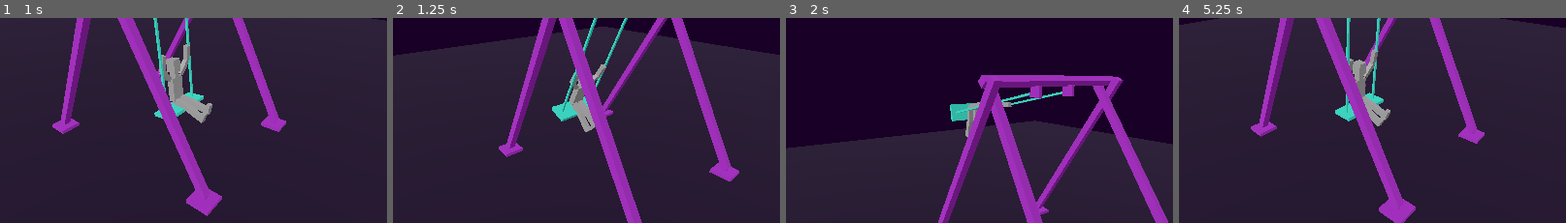
Above: before the commit, frames 1-4 (left to right).
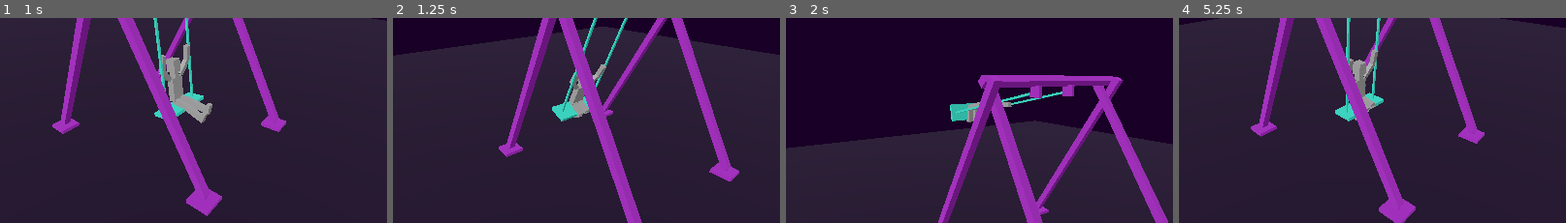
Above: after the commit, the same moments.

Repository: gheja/miniswing
Game: Godot game, scene res://scenes/main_level.tscn
Same seed, same stepped clock (60 frames per second), same inputs: the game is played once before the commit and once after it.
Inputs:
- Up to frame 1 (1 s): tap Enter (action_go) at 0.5 s; hold Enter (action_go) from 0.53 s (still down)
- Up to frame 2 (1.25 s): keep holding Enter (action_go)
- Up to frame 3 (2 s): release Enter (action_go) at 1.28 s; tap Enter (action_go) at 1.35 s
- Up to frame 4 (5.25 s): hold Enter (action_go) 2.03-2.78 s; tap Enter (action_go) at 2.85, 4.35 s; hold Enter (action_go) 3.53-4.28 s; hold Enter (action_go) from 5.03 s (still down)
The pictures show only the part of the screen within x 27-77%, y 24-74%; the shares and areas given below are measured in that part.

Frame 1 is identical in both runs. In frame 2, 0.3% of the frame differs, in the area x 46-53%, y 44-56%; in frame 3, less than 0.1%; in frame 4, 0.4%, in the area x 45-55%, y 41-53%.

Commit message:
Updated character poses

Diff:
--- a/src/scenes/main_level.gd
+++ b/src/scenes/main_level.gd
@@ -25,6 +25,10 @@
 	height = clamp(height, MIN_HEIGHT, MAX_HEIGHT)
 
 	$LevelObjects/SwingThing.rotation_degrees.x = cos(t * SWING_MULTIPLIER) * height
+	if $LevelObjects/SwingThing.rotation_degrees.x > 0:
+		$LevelObjects/PlayerCharacter/AnimationPlayer.play("sit_forward")
+	else:
+		$LevelObjects/PlayerCharacter/AnimationPlayer.play("sit_backward")
 	$LevelObjects/PlayerCharacter.global_position = $LevelObjects/SwingThing/PivotStart/Construct/Marker3D.global_position
 	$LevelObjects/PlayerCharacter.rotation_degrees.x = $LevelObjects/SwingThing.rotation_degrees.x
 
--- a/src/scenes/player_character.tscn
+++ b/src/scenes/player_character.tscn
@@ -409,12 +409,307 @@
 "values": [Vector3(-0.134914, 0, 0)]
 }
 
+[sub_resource type="Animation" id="Animation_dqea5"]
+resource_name = "sit_backward"
+step = 0.1
+tracks/0/type = "value"
+tracks/0/imported = false
+tracks/0/enabled = true
+tracks/0/path = NodePath("Visuals/Body:rotation")
+tracks/0/interp = 1
+tracks/0/loop_wrap = true
+tracks/0/keys = {
+"times": PackedFloat32Array(0),
+"transitions": PackedFloat32Array(1),
+"update": 0,
+"values": [Vector3(0, 0, 0)]
+}
+tracks/1/type = "value"
+tracks/1/imported = false
+tracks/1/enabled = true
+tracks/1/path = NodePath("Visuals/Body/Neck:rotation")
+tracks/1/interp = 1
+tracks/1/loop_wrap = true
+tracks/1/keys = {
+"times": PackedFloat32Array(0),
+"transitions": PackedFloat32Array(1),
+"update": 0,
+"values": [Vector3(0, 0, 0)]
+}
+tracks/2/type = "value"
+tracks/2/imported = false
+tracks/2/enabled = true
+tracks/2/path = NodePath("Visuals/Body/Neck/Head:rotation")
+tracks/2/interp = 1
+tracks/2/loop_wrap = true
+tracks/2/keys = {
+"times": PackedFloat32Array(0),
+"transitions": PackedFloat32Array(1),
+"update": 0,
+"values": [Vector3(0, 0, 0)]
+}
+tracks/3/type = "value"
+tracks/3/imported = false
+tracks/3/enabled = true
+tracks/3/path = NodePath("Visuals/Body/ArmLeft:rotation")
+tracks/3/interp = 1
+tracks/3/loop_wrap = true
+tracks/3/keys = {
+"times": PackedFloat32Array(0),
+"transitions": PackedFloat32Array(1),
+"update": 0,
+"values": [Vector3(-0.175074, -2.11689e-08, -2.50348)]
+}
+tracks/4/type = "value"
+tracks/4/imported = false
+tracks/4/enabled = true
+tracks/4/path = NodePath("Visuals/Body/ArmLeft/ArmLeft2:rotation")
+tracks/4/interp = 1
+tracks/4/loop_wrap = true
+tracks/4/keys = {
+"times": PackedFloat32Array(0),
+"transitions": PackedFloat32Array(1),
+"update": 0,
+"values": [Vector3(0, 0, -0.666856)]
+}
+tracks/5/type = "value"
+tracks/5/imported = false
+tracks/5/enabled = true
+tracks/5/path = NodePath("Visuals/Body/ArmRight:rotation")
+tracks/5/interp = 1
+tracks/5/loop_wrap = true
+tracks/5/keys = {
+"times": PackedFloat32Array(0),
+"transitions": PackedFloat32Array(1),
+"update": 0,
+"values": [Vector3(-0.142908, -5.61404e-09, 2.41257)]
+}
+tracks/6/type = "value"
+tracks/6/imported = false
+tracks/6/enabled = true
+tracks/6/path = NodePath("Visuals/Body/ArmRight/ArmRight2:rotation")
+tracks/6/interp = 1
+tracks/6/loop_wrap = true
+tracks/6/keys = {
+"times": PackedFloat32Array(0),
+"transitions": PackedFloat32Array(1),
+"update": 0,
+"values": [Vector3(0, 0, 0.748938)]
+}
+tracks/7/type = "value"
+tracks/7/imported = false
+tracks/7/enabled = true
+tracks/7/path = NodePath("Visuals/Body/LegLeft:rotation")
+tracks/7/interp = 1
+tracks/7/loop_wrap = true
+tracks/7/keys = {
+"times": PackedFloat32Array(0),
+"transitions": PackedFloat32Array(1),
+"update": 0,
+"values": [Vector3(1.44147, 0, 0)]
+}
+tracks/8/type = "value"
+tracks/8/imported = false
+tracks/8/enabled = true
+tracks/8/path = NodePath("Visuals/Body/LegLeft/LegLeft2:rotation")
+tracks/8/interp = 1
+tracks/8/loop_wrap = true
+tracks/8/keys = {
+"times": PackedFloat32Array(0),
+"transitions": PackedFloat32Array(1),
+"update": 0,
+"values": [Vector3(-2.23489, 0, 0)]
+}
+tracks/9/type = "value"
+tracks/9/imported = false
+tracks/9/enabled = true
+tracks/9/path = NodePath("Visuals/Body/LegRight:rotation")
+tracks/9/interp = 1
+tracks/9/loop_wrap = true
+tracks/9/keys = {
+"times": PackedFloat32Array(0),
+"transitions": PackedFloat32Array(1),
+"update": 0,
+"values": [Vector3(1.27802, 0, 0)]
+}
+tracks/10/type = "value"
+tracks/10/imported = false
+tracks/10/enabled = true
+tracks/10/path = NodePath("Visuals/Body/LegRight/LegRight2:rotation")
+tracks/10/interp = 1
+tracks/10/loop_wrap = true
+tracks/10/keys = {
+"times": PackedFloat32Array(0),
+"transitions": PackedFloat32Array(1),
+"update": 0,
+"values": [Vector3(-2.24409, 0, 0)]
+}
+
+[sub_resource type="Animation" id="Animation_q054o"]
+resource_name = "falling"
+length = 3.0
+loop_mode = 1
+step = 0.1
+tracks/0/type = "value"
+tracks/0/imported = false
+tracks/0/enabled = true
+tracks/0/path = NodePath("Visuals/Body:rotation")
+tracks/0/interp = 1
+tracks/0/loop_wrap = true
+tracks/0/keys = {
+"times": PackedFloat32Array(0, 3),
+"transitions": PackedFloat32Array(1, 1),
+"update": 0,
+"values": [Vector3(-0.0995361, 0, 0), Vector3(-0.0995361, 0, 0)]
+}
+tracks/1/type = "value"
+tracks/1/imported = false
+tracks/1/enabled = true
+tracks/1/path = NodePath("Visuals/Body/Neck:rotation")
+tracks/1/interp = 1
+tracks/1/loop_wrap = true
+tracks/1/keys = {
+"times": PackedFloat32Array(0, 3),
+"transitions": PackedFloat32Array(1, 1),
+"update": 0,
+"values": [Vector3(0, 0, 0), Vector3(0, 0, 0)]
+}
+tracks/2/type = "value"
+tracks/2/imported = false
+tracks/2/enabled = true
+tracks/2/path = NodePath("Visuals/Body/Neck/Head:rotation")
+tracks/2/interp = 1
+tracks/2/loop_wrap = true
+tracks/2/keys = {
+"times": PackedFloat32Array(0, 3),
+"transitions": PackedFloat32Array(1, 1),
+"update": 0,
+"values": [Vector3(0, 0, 0), Vector3(0, 0, 0)]
+}
+tracks/3/type = "value"
+tracks/3/imported = false
+tracks/3/enabled = true
+tracks/3/path = NodePath("Visuals/Body/ArmLeft:rotation")
+tracks/3/interp = 1
+tracks/3/loop_wrap = true
+tracks/3/keys = {
+"times": PackedFloat32Array(0, 0.7, 1.4, 2.2, 3),
+"transitions": PackedFloat32Array(1, 1, 1, 1, 1),
+"update": 0,
+"values": [Vector3(0, 0, 0), Vector3(-1.5708, 0, 0), Vector3(-3.14159, 0, 0), Vector3(-4.71239, 0, 0), Vector3(-6.28319, 0, 0)]
+}
+tracks/4/type = "value"
+tracks/4/imported = false
+tracks/4/enabled = true
+tracks/4/path = NodePath("Visuals/Body/ArmLeft/ArmLeft2:rotation")
+tracks/4/interp = 1
+tracks/4/loop_wrap = true
+tracks/4/keys = {
+"times": PackedFloat32Array(0, 3),
+"transitions": PackedFloat32Array(1, 1),
+"update": 0,
+"values": [Vector3(-0.0512483, -0.50547, -0.510441), Vector3(-0.0512483, -0.50547, -0.510441)]
+}
+tracks/5/type = "value"
+tracks/5/imported = false
+tracks/5/enabled = true
+tracks/5/path = NodePath("Visuals/Body/ArmRight:rotation")
+tracks/5/interp = 1
+tracks/5/loop_wrap = true
+tracks/5/keys = {
+"times": PackedFloat32Array(0, 0.7, 1.4, 2.2, 3),
+"transitions": PackedFloat32Array(1, 1, 1, 1, 1),
+"update": 0,
+"values": [Vector3(-3.14159, 0, 0), Vector3(-4.71239, 0, 0), Vector3(-6.28319, 0, 0), Vector3(-7.85398, 0, 0), Vector3(-9.42478, 0, 0)]
+}
+tracks/6/type = "value"
+tracks/6/imported = false
+tracks/6/enabled = true
+tracks/6/path = NodePath("Visuals/Body/ArmRight/ArmRight2:rotation")
+tracks/6/interp = 1
+tracks/6/loop_wrap = true
+tracks/6/keys = {
+"times": PackedFloat32Array(0, 3),
+"transitions": PackedFloat32Array(1, 1),
+"update": 0,
+"values": [Vector3(0, 0, 0.748938), Vector3(0, 0, 0.748938)]
+}
+tracks/7/type = "value"
+tracks/7/imported = false
+tracks/7/enabled = true
+tracks/7/path = NodePath("Visuals/Body/LegLeft:rotation")
+tracks/7/interp = 1
+tracks/7/loop_wrap = true
+tracks/7/keys = {
+"times": PackedFloat32Array(0, 3),
+"transitions": PackedFloat32Array(1, 1),
+"update": 0,
+"values": [Vector3(-0.415517, -0.260807, 0.108661), Vector3(-0.415517, -0.260807, 0.108661)]
+}
+tracks/8/type = "value"
+tracks/8/imported = false
+tracks/8/enabled = true
+tracks/8/path = NodePath("Visuals/Body/LegLeft/LegLeft2:rotation")
+tracks/8/interp = 1
+tracks/8/loop_wrap = true
+tracks/8/keys = {
+"times": PackedFloat32Array(0, 3),
+"transitions": PackedFloat32Array(1, 1),
+"update": 0,
+"values": [Vector3(-1.30168, 0.817852, -0.753006), Vector3(-1.30168, 0.817852, -0.753006)]
+}
+tracks/9/type = "value"
+tracks/9/imported = false
+tracks/9/enabled = true
+tracks/9/path = NodePath("Visuals/Body/LegRight:rotation")
+tracks/9/interp = 1
+tracks/9/loop_wrap = true
+tracks/9/keys = {
+"times": PackedFloat32Array(0, 3),
+"transitions": PackedFloat32Array(1, 1),
+"update": 0,
+"values": [Vector3(1.27802, 0, 0), Vector3(1.27802, 0, 0)]
+}
+tracks/10/type = "value"
+tracks/10/imported = false
+tracks/10/enabled = true
+tracks/10/path = NodePath("Visuals/Body/LegRight/LegRight2:rotation")
+tracks/10/interp = 1
+tracks/10/loop_wrap = true
+tracks/10/keys = {
+"times": PackedFloat32Array(0, 3),
+"transitions": PackedFloat32Array(1, 1),
+"update": 0,
+"values": [Vector3(-2.24409, 0, 0), Vector3(-2.24409, 0, 0)]
+}
+
 [sub_resource type="AnimationLibrary" id="AnimationLibrary_a6pjn"]
 _data = {
 "RESET": SubResource("Animation_yhciw"),
+"falling": SubResource("Animation_q054o"),
 "idle": SubResource("Animation_uabo2"),
+"sit_backward": SubResource("Animation_dqea5"),
 "sit_forward": SubResource("Animation_3l6i1")
 }
+
+[sub_resource type="AnimationNodeAnimation" id="AnimationNodeAnimation_g6vyf"]
+animation = &"sit_forward"
+
+[sub_resource type="AnimationNodeAnimation" id="AnimationNodeAnimation_d0bsl"]
+animation = &"sit_backward"
+
+[sub_resource type="AnimationNodeBlend2" id="AnimationNodeBlend2_j288u"]
+
+[sub_resource type="AnimationNodeBlendTree" id="AnimationNodeBlendTree_6deik"]
+graph_offset = Vector2(-18.5636, -18.5091)
+nodes/Animation/node = SubResource("AnimationNodeAnimation_d0bsl")
+nodes/Animation/position = Vector2(60, 80)
+"nodes/Animation 2/node" = SubResource("AnimationNodeAnimation_g6vyf")
+"nodes/Animation 2/position" = Vector2(60, 220)
+nodes/Blend2/node = SubResource("AnimationNodeBlend2_j288u")
+nodes/Blend2/position = Vector2(397, 94)
+nodes/output/position = Vector2(660, 100)
+node_connections = [&"Blend2", 0, &"Animation", &"Blend2", 1, &"Animation 2"]
 
 [node name="PlayerCharacter" type="Node3D"]
 
@@ -457,21 +752,21 @@
 size = Vector3(0.133789, 0.180908, 0.141602)
 
 [node name="ArmLeft" type="Node3D" parent="Visuals/Body"]
-transform = Transform3D(0.987309, 0.158813, 0, -0.158813, 0.987309, 0, 0, 0, 1, -0.13462, 0.339364, 0)
+transform = Transform3D(0.987309, 0.158813, 0, -0.158813, 0.987309, 0, 0, 0, 1, -0.13462, 0.339364, -7.45058e-09)
 
 [node name="CSGBox3D" type="CSGBox3D" parent="Visuals/Body/ArmLeft"]
 transform = Transform3D(1, 0, 0, 0, 1, 0, 0, 0, 1, 0, -0.106587, 0)
 size = Vector3(0.07, 0.216, 0.07)
 
 [node name="ArmLeft2" type="Node3D" parent="Visuals/Body/ArmLeft"]
-transform = Transform3D(0.992984, -0.118248, 0, 0.118248, 0.992984, 0, 0, 0, 1, 0.00422016, -0.216935, 0)
+transform = Transform3D(0.992984, -0.118248, 0, 0.118248, 0.992984, 0, 0, 0, 1, 0.00422016, -0.216935, 5.96046e-08)
 
 [node name="CSGBox3D" type="CSGBox3D" parent="Visuals/Body/ArmLeft/ArmLeft2"]
 transform = Transform3D(1, 0, 0, 0, 1, 0, 0, 0, 1, 0, -0.111173, 0)
 size = Vector3(0.07, 0.226, 0.07)
 
 [node name="ArmRight" type="Node3D" parent="Visuals/Body"]
-transform = Transform3D(0.990033, -0.140832, 0, 0.140832, 0.990033, 0, 0, 0, 1, 0.109512, 0.339364, 0)
+transform = Transform3D(0.990033, -0.140832, 0, 0.140832, 0.990033, 0, 0, 0, 1, 0.109512, 0.339364, -7.45058e-09)
 
 [node name="CSGBox3D" type="CSGBox3D" parent="Visuals/Body/ArmRight"]
 transform = Transform3D(1, 0, 0, 0, 1, 0, 0, 0, 1, 0, -0.106587, 0)
@@ -485,14 +780,14 @@
 size = Vector3(0.07, 0.226, 0.07)
 
 [node name="LegLeft" type="Node3D" parent="Visuals/Body"]
-transform = Transform3D(1, 0, 0, 0, 0.993774, -0.111417, 0, 0.111417, 0.993774, -0.0662704, -0.00827968, 0)
+transform = Transform3D(1, 0, 0, 0, 0.993773, -0.111417, 0, 0.111417, 0.993774, -0.0662704, -0.0082797, -4.47035e-08)
 
 [node name="CSGBox3D" type="CSGBox3D" parent="Visuals/Body/LegLeft"]
 transform = Transform3D(1, 0, 0, 0, 1, 0, 0, 0, 1, 0, -0.129362, 0)
 size = Vector3(0.08, 0.262, 0.08)
 
 [node name="LegLeft2" type="Node3D" parent="Visuals/Body/LegLeft"]
-transform = Transform3D(1, 0, 0, 0, 0.990913, 0.134505, 0, -0.134505, 0.990913, 0, -0.246602, -1.49012e-08)
+transform = Transform3D(1, 0, 0, 0, 0.990913, 0.134505, 0, -0.134505, 0.990913, 1.86265e-08, -0.246602, -1.11759e-08)
 
 [node name="CSGBox3D" type="CSGBox3D" parent="Visuals/Body/LegLeft/LegLeft2"]
 transform = Transform3D(1, 0, 0, 0, 1, 0, 0, 0, 1, 0, -0.153218, 0)
@@ -503,7 +798,7 @@
 size = Vector3(0.08, 0.059, 0.08)
 
 [node name="LegRight" type="Node3D" parent="Visuals/Body"]
-transform = Transform3D(1, 0, 0, 0, 0.993774, -0.111417, 0, 0.111417, 0.993774, 0.044616, -0.00827968, 0)
+transform = Transform3D(1, 0, 0, 0, 0.993774, -0.111417, 0, 0.111417, 0.993774, 0.044616, -0.00827969, -7.45058e-09)
 
 [node name="CSGBox3D" type="CSGBox3D" parent="Visuals/Body/LegRight"]
 transform = Transform3D(1, 0, 0, 0, 1, 0, 0, 0, 1, 0, -0.129362, 0)
@@ -524,4 +819,9 @@
 libraries = {
 "": SubResource("AnimationLibrary_a6pjn")
 }
-autoplay = "sit_forward"
+autoplay = "sit_backward"
+
+[node name="AnimationTree" type="AnimationTree" parent="."]
+tree_root = SubResource("AnimationNodeBlendTree_6deik")
+anim_player = NodePath("../AnimationPlayer")
+parameters/Blend2/blend_amount = 0.0
Not shown: 1 places in src/scenes/player_character.tscn that only renumber resources
